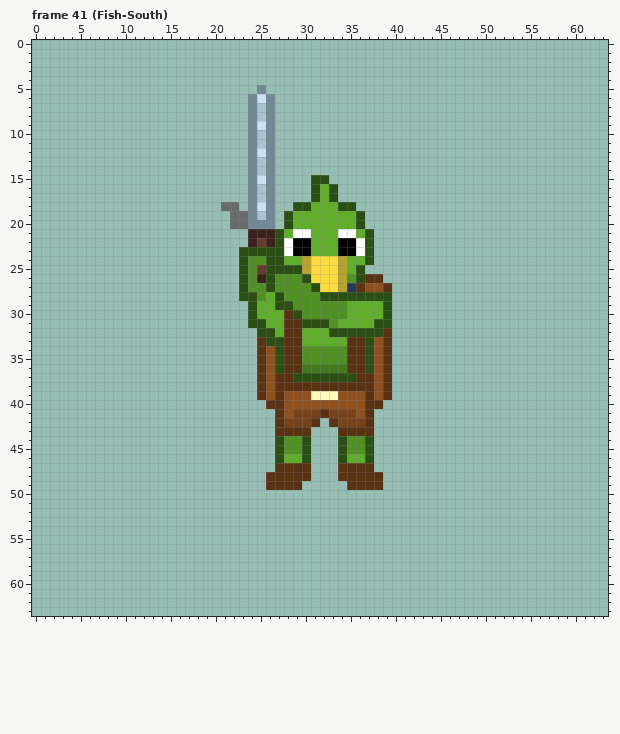
One commit to this pixel-art file: assets/aseprite/quackiev2.aseprite. Above is the file before it was changed.
64x64 pixels, 76 frames. Shown: frame 41 (Fish-South). The commit also changed other frames, which this record leaves out.
And afterwards:
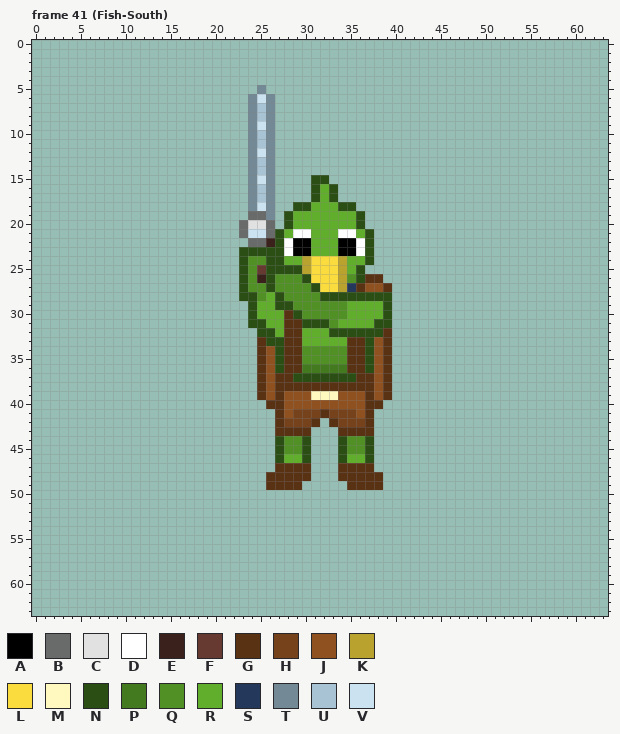
Palette (. is transparent): A #000000  B #696a6a  C #e1e1e1  D #ffffff  E #3b211c  F #663931  G #593214  H #76421b  J #905120  K #b9a22e  L #fbdc3f  M #fff8bf  N #2b4e14  P #447a1f  Q #509025  R #61ae2c  S #24385c  T #738995  U #a8c3d3  V #cbe3f0
Diff:
Frame 41 (Fish-South), layer "Layer 1":
Colour B is added in row 21 at x 23.
Colour B replaces colour E in row 21 at x 26; in row 22 at x 24.
Colour B replaces colour F in row 22 at x 25.
Colour B replaces colour T in row 19 at x 24; in row 20 at x 26.
Colour B replaces colour U in row 19 at x 25.
Colour C replaces colour T in row 20 at x 24 to 25.
Colour V replaces colour E in row 21 at x 24 to 25.
The edit erases colour B in row 18 at x 21 to 22; in row 19 at x 22 to 23; in row 20 at x 22.
Where, in picture pixels (left, top, right, bottom), the same in both pictures:
changed: (221, 202, 275, 247)
